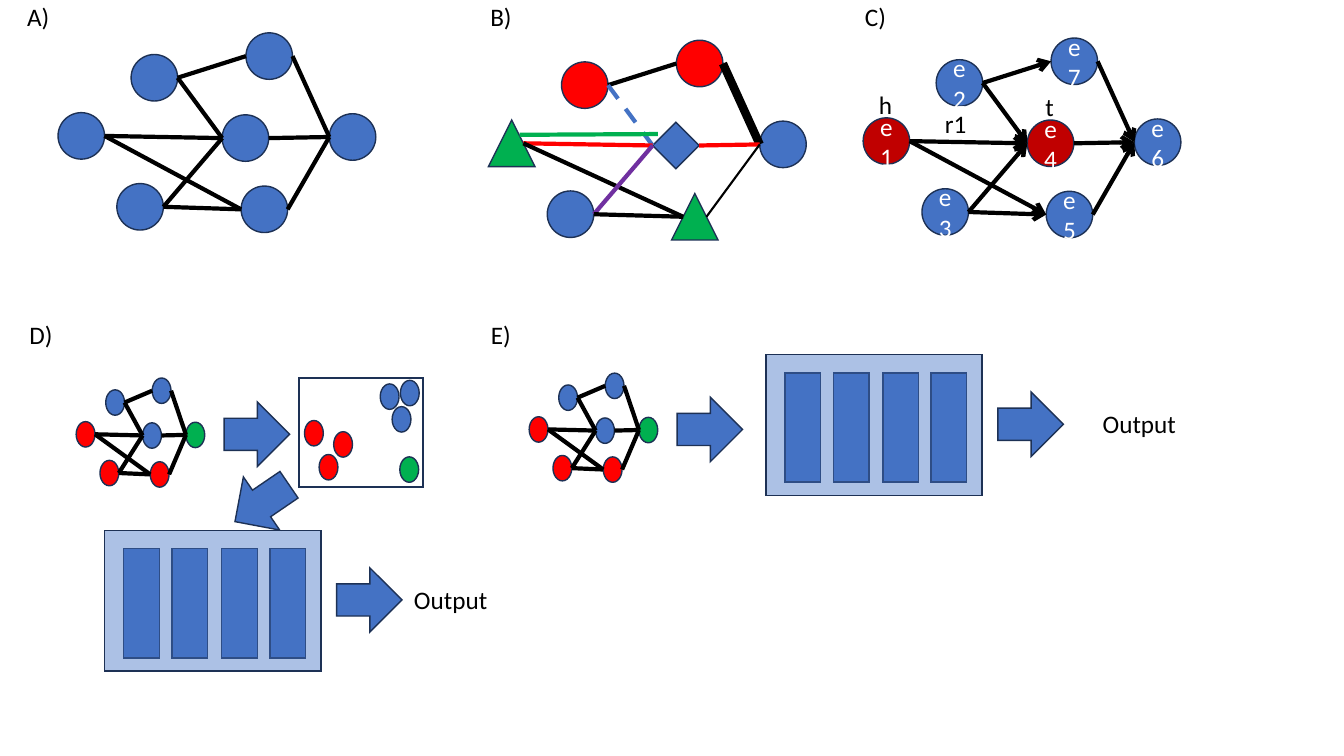
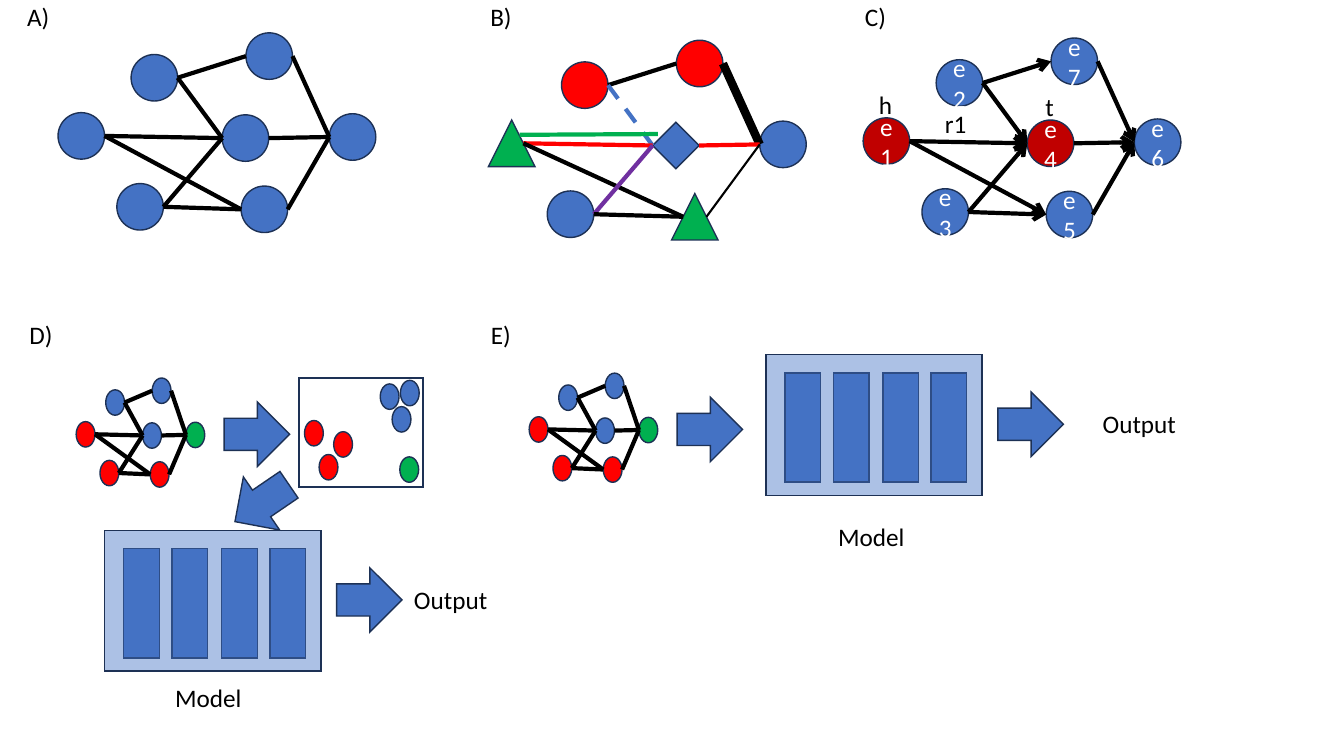
Before and after one commit to SalvatoreRa/explanaibleAI, a slide deck: slide 8 of figures/addtional_figures.pptx. Drawn at 1344x756 pixels with LibreOffice and Linux fonts; fonts in the diff are those of the drawing. Boxes give left, top, right and bottom in pixels: in the first picture for what was removed or moved away, otherwise in the second. Text is boxed around its words. In the diff, an @@ line names an element or a change of style, - is before the commit and + after.

```diff
--- a/figures/addtional_figures.pptx
+++ b/figures/addtional_figures.pptx
@@ text added at bbox=[838, 528, 904, 546], 18 pt, text #000000 @@
+Model
@@ text added at bbox=[175, 689, 241, 707], 18 pt, text #000000 @@
+Model
```
Also in this commit, not shown: 1 slide added.
